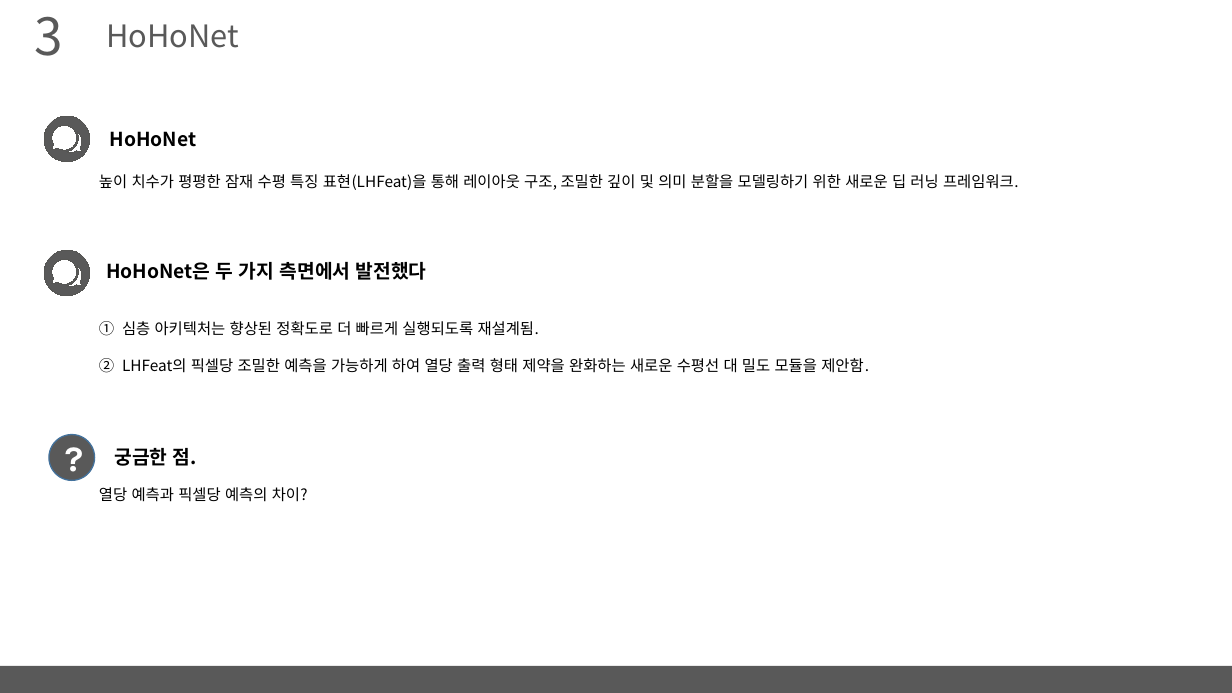
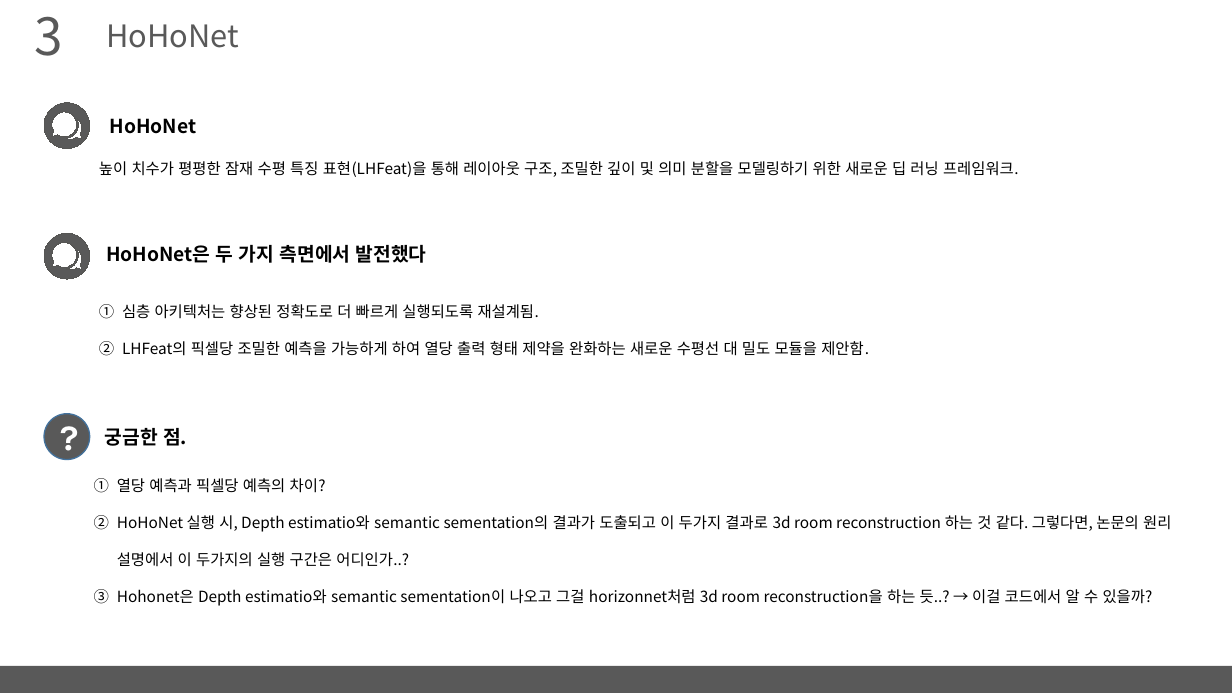
Before and after one commit to arittung/3D_Room_Layout_estimation, a slide deck: slide 6 of LayoutNet-HorizonNet-HoHoNet 정리.pptx. Drawn at 1232x693 pixels with LibreOffice and Linux fonts; fonts in the diff are those of the drawing. Boxes give left, top, right and bottom in pixels: in the first picture for what was removed or moved away, otherwise in the second. Text is boxed around its words. In the diff, an @@ line names an element or a change of style, - is before the commit and + after.

Commit message:
hohonet 논문 해석

```diff
--- a/LayoutNet-HorizonNet-HoHoNet 정리.pptx
+++ b/LayoutNet-HorizonNet-HoHoNet 정리.pptx
@@ 4 texts, 2 freeform shapes: place and size @@
-4 texts, 2 freeform shapes at (44, 116, 1019, 373)
+4 texts, 2 freeform shapes at (44, 103, 1019, 356)
@@ ellipse "?": place and size @@
-ellipse "?" at (49, 434, 94, 481)
+ellipse "?" at (44, 414, 90, 460)
@@ text "궁금한 점.": place and size @@
-text "궁금한 점." at (114, 448, 197, 466)
+text "궁금한 점." at (105, 428, 187, 446)
@@ text "열당 예측과 픽셀당 예측의 차이?": place and size @@
-text "열당 예측과 픽셀당 예측의 차이?" at (99, 487, 308, 502)
+text "열당 예측과 픽셀당 예측의 차이?" at (117, 478, 1171, 606)
@@ text at (117, 478, 326, 493): bullet none to circleNumDbPlain; line spacing 1 to 2 @@
@@ text at (117, 515, 1171, 606): paragraphs added @@
+2. HoHoNet 실행 시, Depth estimatio와 semantic sementation의 결과가 도출되고 이 두가지 결과로 3d room reconstruction 하는 것 같다. 그렇다면, 논문의 원리 설명에서 이 두가지의 실행 구간은 어디인가..?
+3. Hohonet은 Depth estimatio와 semantic sementation이 나오고 그걸 horizonnet처럼 3d room reconstruction을 하는 듯..? → 이걸 코드에서 알 수 있을까?
```
Also in this commit, not shown: 9 other slides changed, 1 slide added, 1 other file.
